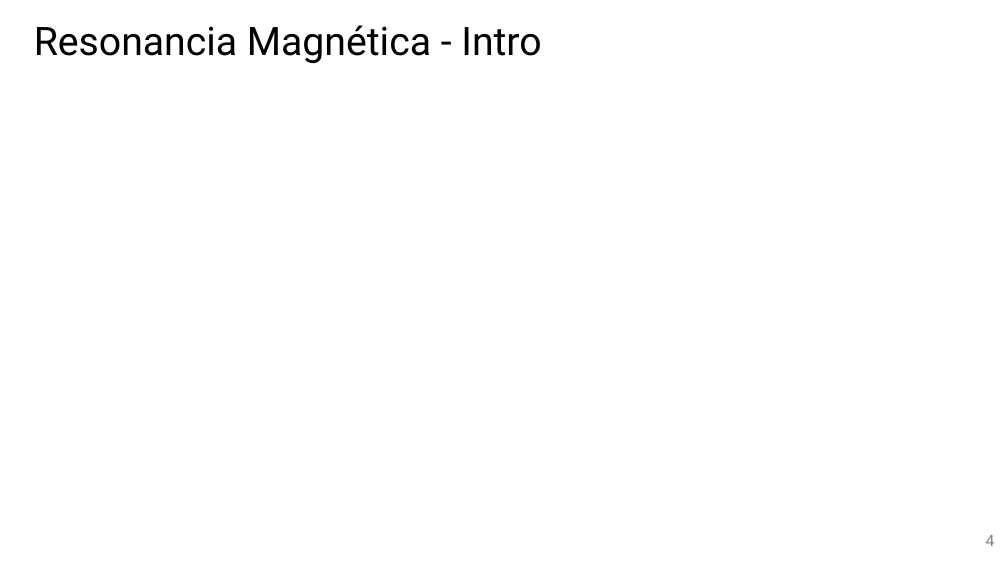
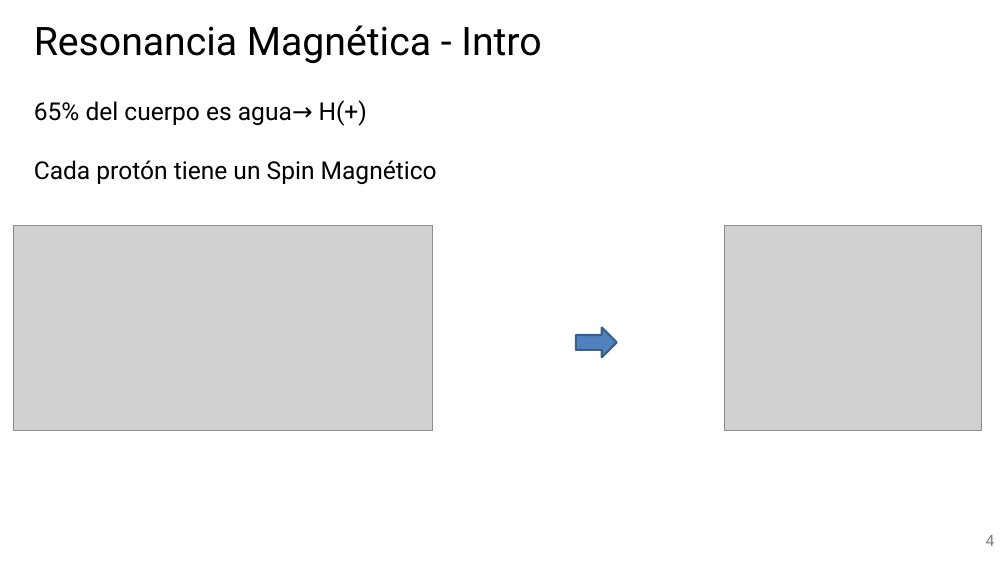
Before and after one commit to Facundo-Peloso/DH-TP-1---Grupo-10, a slide deck: slide 4 of TP 3/Presentación TP 3 - Grupo 10.pptx. Drawn at 1008x567 pixels with LibreOffice and Linux fonts; fonts in the diff are those of the drawing; grey boxes stand for pictures; background and template pictures are left out. Boxes give left, top, right and bottom in pixels: in the first picture for what was removed or moved away, otherwise in the second. Text is boxed around its words. In the diff, an @@ line names an element or a change of style, - is before the commit and + after.

```diff
--- a/TP 3/Presentación TP 3 - Grupo 10.pptx
+++ b/TP 3/Presentación TP 3 - Grupo 10.pptx
@@ text added at bbox=[34, 100, 437, 184], 23.3 pt, text #000000 @@
+65% del cuerpo es agua→ H(+)
+Cada protón tiene un Spin Magnético
@@ picture added at bbox=[13, 225, 432, 430] @@
@@ picture added at bbox=[724, 225, 982, 430] @@
@@ down arrow added at bbox=[576, 328, 617, 357], fill #4F81BD, outline #3A5F8C 2 pt @@
```
Also in this commit, not shown: 5 other slides changed, 4 slides added, 1 slide removed.
